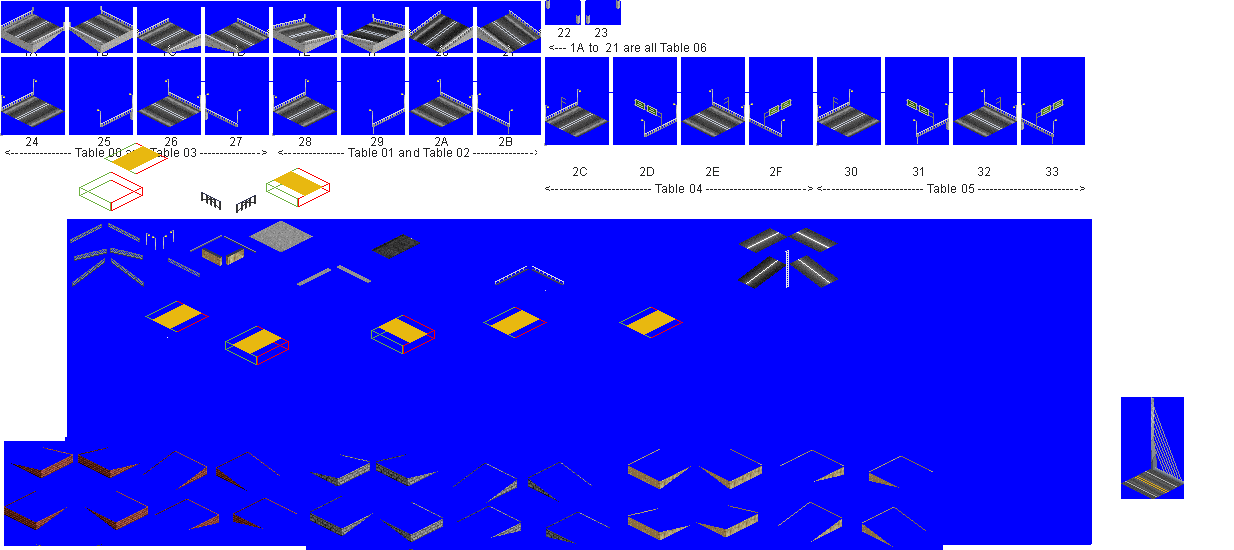
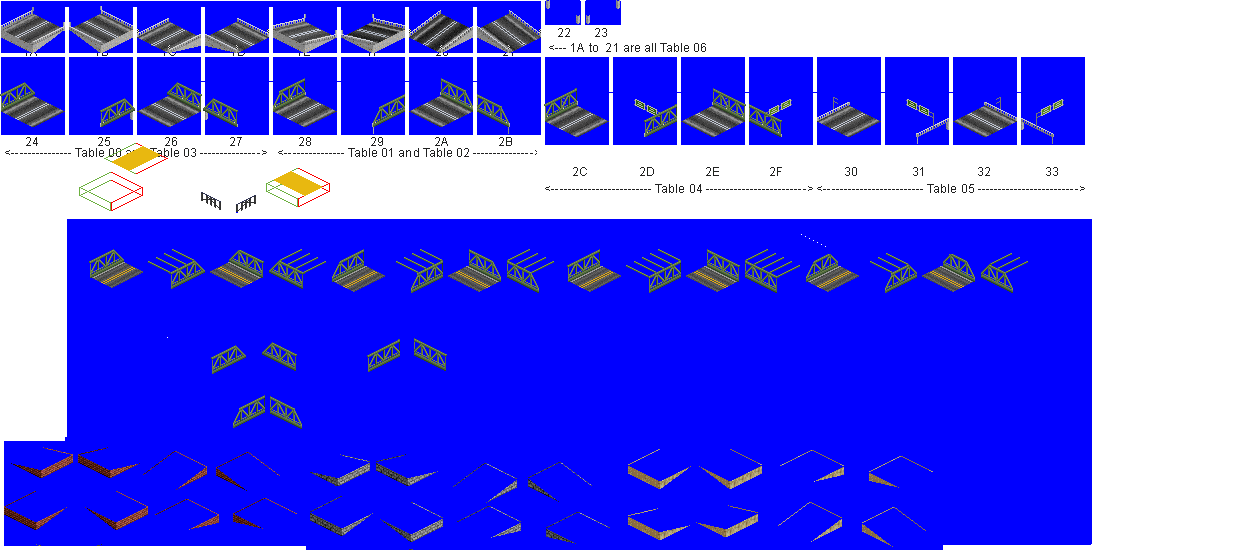
Layers edited between the first and the second 1234×550 image:
hid "Pasted Layer" over [0, 79, 1184, 499]
added layer "Pasted Layer #2" above "Pasted Layer #1" over [0, 78, 1028, 429]
added layer "Pasted Layer #1" above "sky_roads.png" over [1, 78, 1057, 429]
painted on "sky_roads.png" over [1, 78, 1057, 429]
